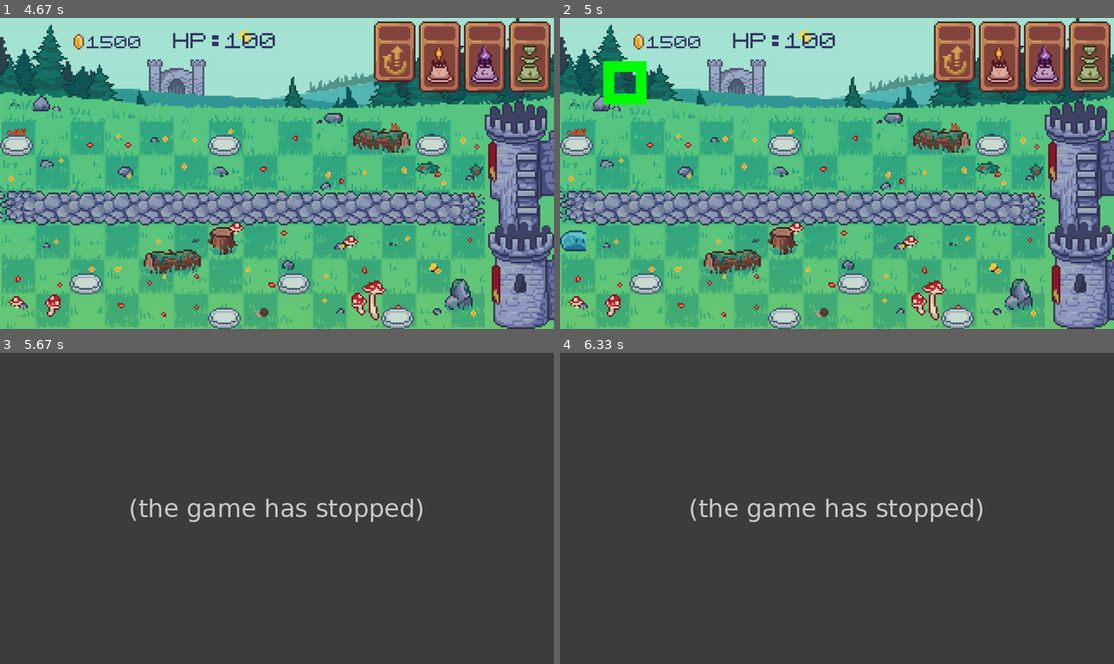
Above: before the commit, frames 1-4 (two rows, left to right).
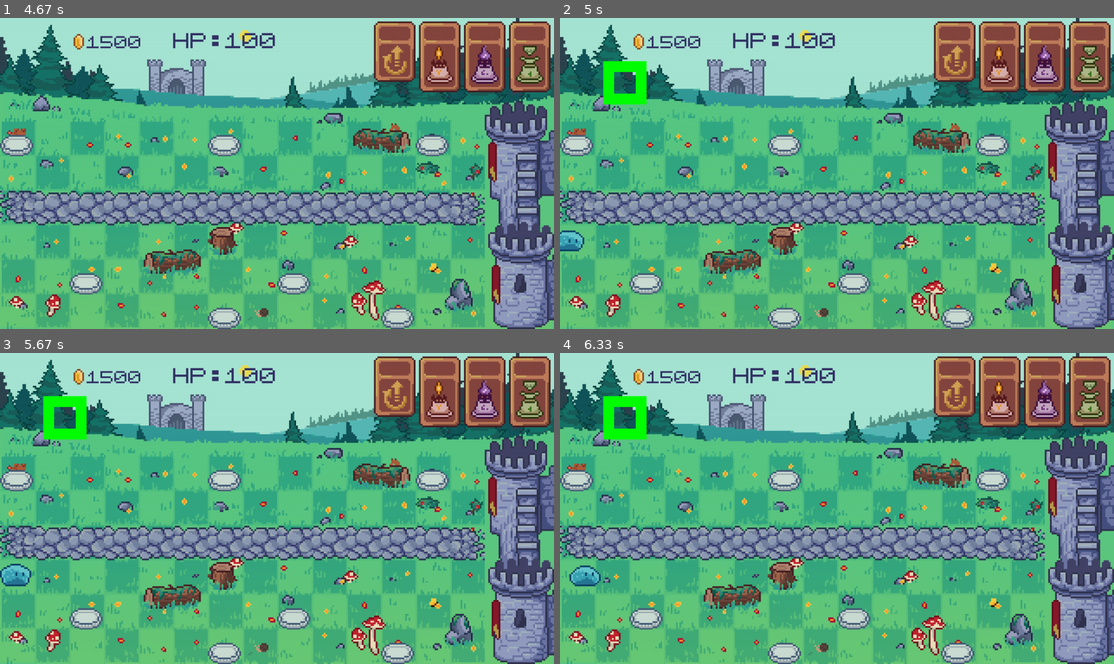
Above: after the commit, the same moments.

Repository: LenaSup/PyGame_project
Game: pygame game, started from main.py
Same seed, same stepped clock (60 frames per second), same inputs: the game is played once before the commit and once after it.
Inputs (mouse positions are in pixels of both pictures, inside the frame that each line leads up to):
- Up to frame 1 (4.67 s): press the mouse at (33, 52) at 0.37 s; move the mouse to (72, 148) at 0.47 s; release the mouse at (105, 245) at 0.6 s; press the mouse at (481, 83) at 0.7 s; move the mouse to (326, 70) at 0.8 s; release the mouse at (166, 61) at 0.93 s; press the mouse at (27, 161) at 1.03 s; move the mouse to (221, 192) at 1.13 s; release the mouse at (421, 223) at 1.27 s; press the mouse at (481, 83) at 1.37 s; move the mouse to (454, 67) at 1.47 s; release the mouse at (421, 55) at 1.6 s; press the mouse at (277, 257) at 1.7 s; move the mouse to (376, 245) at 1.8 s; release the mouse at (470, 235) at 1.93 s; press the mouse at (149, 126) at 2.03 s; move the mouse to (193, 136) at 2.13 s; release the mouse at (243, 145) at 2.27 s; press the mouse at (393, 52) at 2.37 s; move the mouse to (321, 55) at 2.47 s; release the mouse at (249, 55) at 2.6 s; tap Esc at 2.67 s; press the mouse at (277, 257) at 3.03 s; move the mouse to (315, 201) at 3.13 s; release the mouse at (354, 145) at 3.27 s; press the mouse at (149, 201) at 3.37 s; move the mouse to (216, 238) at 3.47 s; release the mouse at (282, 273) at 3.6 s; tap Space at 3.67, 4.57 s; move the mouse to (265, 139) at 4.53 s
- Up to frame 2 (5 s): tap Space at 4.9 s
- Up to frame 3 (5.67 s): tap Space at 5.2, 5.4 s
- Up to frame 4 (6.33 s): tap Space at 5.7, 5.97 s

Frame 1 is identical in both runs. In frame 2, 0.2% of the frame differs, in the area x 0-5%, y 68-76%; in frame 3, 98%, in the area x 0-100%, y 0-100%; in frame 4, 98%.
Error before the commit: TypeError: unsupported operand type(s) for +: 'int' and 'list' (main.py line 526); the game stopped at 5.22 s (later frames are placeholders)

Commit message:
Смержены ветки. Кнопки работают.

Diff:
--- a/entities.py
+++ b/entities.py
@@ -1,12 +1,12 @@
-default_enemy = (200, 'slug.png', 10, 10, 2)
-haste_enemy = (100, 'ghost.png', 10, 10, 4)
-armored_enemy = (500, 'magician.png', 15, 50, 1)
+default_enemy = (200, 'slug.png', 9, 10, 10, 2)
+haste_enemy = (100, 'ghost.png', 6, 10, 10, 4)
+armored_enemy = (500, 'magician.png', 13, 15, 50, 1)
 default_towers = (('tower1_level1.png', 2, 50, 200, 100, 500, False, 0, False, 1),
-                  ('tower1_level1.png', 2, 50, 200, 100, 500, False, 0, False, 2),
-                  ('tower1_level1.png', 2, 50, 200, 100, 500, False, 0, False, 3))
+                  ('tower1_level2.png', 2, 50, 200, 100, 500, False, 0, False, 2),
+                  ('tower1_level3.png', 2, 50, 200, 100, 500, False, 0, False, 3))
 mortires = (('tower2_level1.png', 9, 75, 400, 200, 750, True, 0, False, 1),
-            ('tower2_level1.png', 9, 75, 400, 200, 750, True, 0, False, 2),
-            ('tower2_level1.png', 9, 75, 400, 200, 750, True, 0, False, 3))
+            ('tower2_level2.png', 9, 75, 400, 200, 750, True, 0, False, 2),
+            ('tower2_level3.png', 9, 75, 400, 200, 750, True, 0, False, 3))
 flamethrowers = (('tower3_level1.png', 2, 50, 300, 300, 1000, True, 100, True, 1),
-                 ('tower3_level1.png', 2, 50, 300, 300, 1000, True, 100, True, 2),
-                 ('tower3_level1.png', 2, 50, 300, 300, 1000, True, 100, True, 3))
+                 ('tower3_level2.png', 2, 50, 300, 300, 1000, True, 100, True, 2),
+                 ('tower3_level3.png', 2, 50, 300, 300, 1000, True, 100, True, 3))
--- a/main.py
+++ b/main.py
@@ -606,6 +606,7 @@
         self.frames = self.cut_sheet(load_image(images), cols)
         self.cur_frame = 0
         self.image = pygame.transform.scale(self.frames[self.cur_frame], (80, 120))
+        print(price)
         self.price = price
         self.dont_splash = dont_splash
         self.level = level
@@ -691,9 +692,11 @@
 
     def get_click(self, mouse_pos, tower_price=500, tower_data=None, index=1):  # проверка на какую клетку нажали и установка башни
         cell, pos = self.get_cell(mouse_pos)
-        if cell and cell.name == 'Building_cell':
+        print(cell.name)
+        if cell.name == 'Building_cell':
             global gold
             if cell.tower == None:
+                print(1)
                 if gold >= tower_price and tower_data != None:
                     cell.set_tower(Tower(pos[0] * self.cell_size + 10 + self.top, pos[1] * self.cell_size + 10 + self.bot,
                                          index, *tower_data))
@@ -708,6 +711,7 @@
                 else:
                     print(f'вам не хватает {tower_price - gold} золота')
             elif cell.tower != None and cell.tower.index != index:
+                print(2)
                 if gold + cell.tower.price // 2 >= tower_price and tower_data != None:
                     del towers_reload[cell.tower]
                     gold += cell.tower.price // 2
@@ -726,6 +730,7 @@
                 else:
                     print(f'вам не хватает {tower_price - gold} золота')
             else:
+                print(3)
                 del towers_reload[cell.tower]
                 gold += cell.tower.price // 2
                 cell.tower.kill()
@@ -830,20 +835,6 @@
     sys.exit()
 
 
-def finish_screen(screen):
-    run = True
-    while run:
-        screen.fill((0, 0, 0))
-        for event in pygame.event.get():
-            if event.type in (pygame.K_ESCAPE, pygame.K_RETURN) or\
-                    (event.type == pygame.MOUSEBUTTONUP and event.button == 1):
-                run = False
-                break
-            elif event.type == pygame.QUIT:
-                run = False
-                break
-        pygame.display.flip()
-
 def main_menu(screen):
     start_menu_sprites = pygame.sprite.Group()  # Эта група спрайтов отображаемых в стартовом меню
     AchievementBut(start_menu_sprites, size, screen)
@@ -1006,26 +997,26 @@
                     print_radius = cell.tower.rect.center, cell.tower.radius
                 else:
                     print_radius = (0, 0), 0
-            if event.type == pygame.MOUSEBUTTONDOWN and event.button == 1:  # проверка на какую вклетку нажали,
-                chosen = tower_selection(clickable_interface_elements, event.pos)   # Номер нажетой кнопки
-                print(chosen)
+            if event.type == pygame.MOUSEBUTTONDOWN and event.button == 1:  # проверка на какую клетку нажали,
                 # если строительная то ставиться башня
-                print(current_tower)
                 if current_tower not in ('Pass', 'Upgrade'):
                     current_tower = towers_types[type_tower][0]
-                    print(current_tower)
-                    print(my_board.get_click(event.pos, current_tower[4], current_tower, type_tower))
+                    print(my_board.get_click(event.pos, current_tower[5], current_tower, type_tower))
                 elif current_tower == 'Upgrade':
                     cell = my_board.get_cell(event.pos)[0]
                     if cell.name == 'Building_cell' and cell.tower != None and cell.tower.level < 3:
                         my_board.upgrade(event.pos, towers_types[cell.tower.index][cell.tower.level][4])
                 else:
                     try:
-                        my_board.get_click(event.pos, 500, None, my_board.get_cell(event.pos)[0].tower.index)
+                        my_board.get_click(event.pos, cell.tower.price, None, my_board.get_cell(event.pos)[0].tower.index)
                     except Exception as error:
                         print(error)
-                type_tower = (type_tower + 1) % len(towers_types)
+                type_tower = tower_selection(clickable_interface_elements, event.pos)   # Номер нажатой кнопки
+                print(type_tower)
                 current_tower = towers_types[type_tower]
+                print(current_tower)
+                #type_tower = (type_tower + 1) % len(towers_types)
+                #current_tower = towers_types[type_tower]
             if event.type == move_enemy:  # проверка выходит ли враг за дорогу
                 for enemy in enemies:
                     enemy.move()
Binary file changed: user_data.sqlite3
